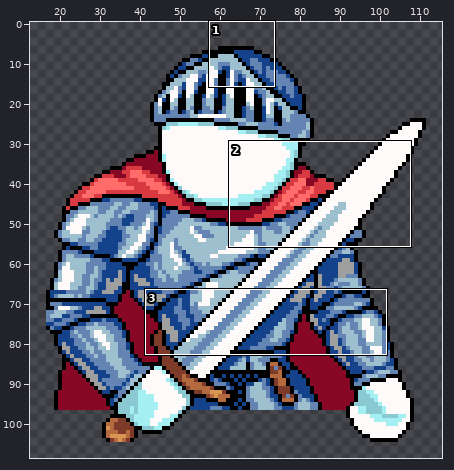
A sprite sheet gets an edit: images/classes/Squire.png. The first picture is a wide view before the edit; the outline marks the close-up.
Close-up. The starting point:
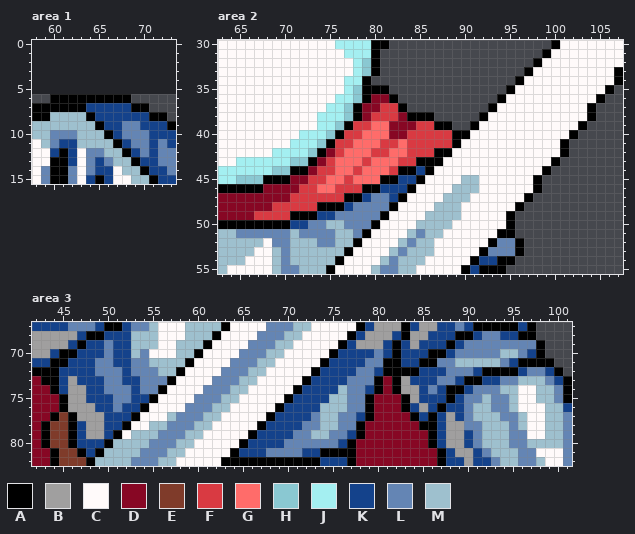
The file is 95x99 pixels. Colours within 5 levels of each other are drawn and written as one. Shown: area 1: x 58..73, y 0..15; area 2: x 63..107, y 30..55; area 3: x 42..101, y 67..82. The old version is drawn lined up with the new one, on the new canvas. The wide view leaves out empty margins. The commit also changed other parts of the picture, which this record leaves out.
Palette (. is transparent): A #000000  B #a09f9f  C #fffafa  D #870724  E #7f3b2a  F #d93a42  G #ff6c6a  H #8ac8d2  J #a4eff1  K #14428b  L #6485b4  M #9ec0ce
Pixels before, area 1, first column x 58:
 6 ..AAAAAAAAA.....
 7 AAAAAAKKKKKAA...
 8 AAMMMMAKKKKKKAA.
 9 MMMMMMMAKKLLKKKA
10 MMLLLMMMAKLLLKKK
11 CMLKKMMMMAKLLKLK
12 CCKAKCLLMMAKLKLL
13 CCAAKCLKLMMAKKLL
14 CLAALCLKKCMMAKKL
15 CLAALCKAKCCMMAKK
Pixels before, area 2, first column x 63:
30 CCCCCCCCCCCCCJJJJAA..................ACCCCCCC
31 CCCCCCCCCCCCCCJJJA..................ACCCCCCCC
32 CCCCCCCCCCCCCCCJHA.................ACCCCCCCCC
33 CCCCCCCCCCCCCCCJHA................ACCCCCCCCCA
34 CCCCCCCCCCCCCCJJA................ACCCCCCCCCCA
35 CCCCCCCCCCCCCCJHAAA.............ACCCCCCCCCCA.
36 CCCCCCCCCCCCCJJHADDA...........ACCCCCCCCCCA..
37 CCCCCCCCCCCCJJHADDFFA.........ACCCCCCCCCCA...
38 CCCCCCCCCCCJJJHADFFFDAAA.....ACCCCCCCCCCCA...
39 CCCCCCCCCCCJJHAFFGGDDDFFAA..ACCCCCCCCCCCA....
40 CCCCCCCCCJJJHAFFGGGDDFFFFFAACCCCCCCCCCCA.....
41 CCCCCCCCJJJHAFFGGGFFGFFFFFACCCCCCCCCCCA......
42 CCCCCCJJJJHADFGGGFFGGFFFAACCCCCCCCCCCCA......
43 CCJJJJJJHHADFGGGFGGGFFAAACCCCCCCCCCCCA.......
44 JJJJJJHHAADFFGGFGGGFAAKACCCCCCCCCCCCA........
45 JJHHHAAADDFFGGFGGGAAKKACCCCMMCCCCCCA.........
46 AAAAADDDDFFGGFFFAAKKKACCCCMMMCCCCCCA.........
47 DDDDDDDDFFFFFFAAKLLKACCCCMMMCCCCCCA..........
48 DDDDDDFFFFFAAAKLLLLACCCCMMMCCCCCCA...........
49 DDDDFFFFAAAKKLLLLLACCCCMMMMCCCCCA............
50 AAAAAAAAKKLLMMLLLACCCCMMMMCCCCCCA............
51 MMLLLLLLMLLLLMMLACCCCMLMMCCCCCCAA............
52 MMMMMCLLMMMLLMMACCCCMLMMCCCCCCALLA...........
53 MMMMCCMLMMMMMMACCCCMLMMMCCCCCALLLA...........
54 MMMCCCMLMMMMMACCCCMLMMMCCCCCAKKAA............
55 MCCCCCMLLMMMACCCCMLLMMCCCCCAKAAA.............
Pixels before, area 3, first column x 42:
67 KKKKLLLKAAKLLMCCCMMMMACCCCLLLMMCCCCCAKBBBAKBBKKLKAAAAAKA....
68 BBBBBKAAKKKMMMCCCMMMACCCCLLLMMCCCCCAKBBBKABBKKKAAKLLKKAA....
69 BBBBKAKKLKKMMMCCMMMACCCCLLLMMCCCCCAKBBBKAKBKKKAKLLLLLLLLA...
70 BBKAAKKKLKKMLCCCMMACCCCLLLMMCCCCCAKKKKLKAKKKAAKLLLLLMMLKA...
71 KKAAKKKLLKKLLMMMMACCCCLLLMMCCCCCAKKKKLLAAKKAALLMMMMMLKAAAA..
72 AAAKKKKLLLKLLLMMACCCCLLLMMCCCCCAKKKKLLKAAAAKKKLLLKAAAAKLLKA.
73 DAAKBKKKLLKKLLLACCCCLLLMMCCCCCAKKKKLLLADABKKKLLKAAKKLLMMMLKA
74 DDAKBBKKLLLKLLACCCCLLLMMCCCCCAKKKKMLLKADABBKLKAAKLLLMMCCMMLA
75 DDDABBKKKLLKKACCCCLLLMMCCCCCAKKKKMMLLADDDABKKKAKLLMLLMCCMMLA
76 DDDABBBKKLKKACCCCLLLMMCCCCCAKKKKMMMLLADDDAKBKAKKLMMLLMCCCMMK
77 DDAEABBBKKKACCCMLLLMMCCCCCAKKKKLMMLLKADDDDAKAKBKLMMMLLMCCMML
78 DAEEAKBBKKACCMMLLLMMCCCCCAKKKKLLMMLLADDDDDDAAKBBLLMMMLMCCMML
79 DAEEAKBBKACMMMLLLMMCCCCCAKKKKLLMMLLKADDDDDDDAKBBKLMMMLLCCMML
80 DAEEAKKKAMMMMLLLMMCCCCCAKKKKLLLLLLKADDDDDDDDAKBBKLMMMLLMMMML
81 DDAEEAKAMMMMLLLMMCCCCCAKKKLLLLKKAAAADDDDDDDDDAKBBKLMMMLLCCCL
82 DDAEEEAMMMMLLLMMCCCCCAAAAAAAAAAAKKKADDDDDDDDDAKKBKKLMMLLMCCL
The result:
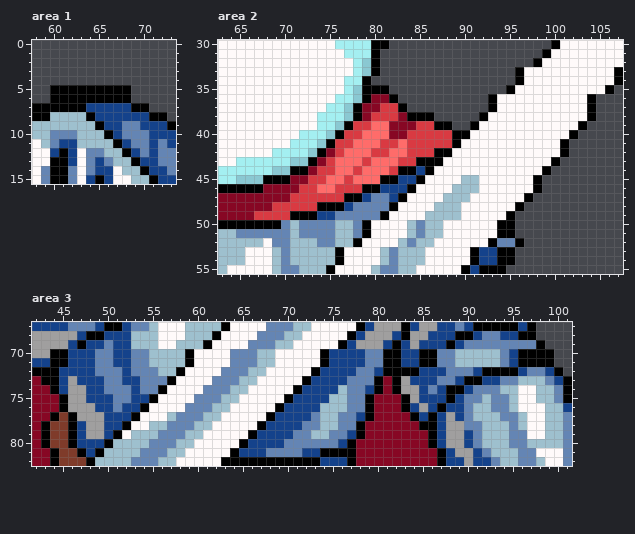
Edits made:
canvas 95x99 -> 129x110, the old top-left corner now at 17,6
Area 1:
The edit adds colour A in row 5 at x 60 to 68.
Area 2:
The edit adds colour A in row 33 at x 96; in row 36 at x 93.
Colour C gives way to colour A in row 36 at x 104; in row 50 at x 94; in row 53 at x 91.
Colour L gives way to colour A in row 50 at x 79; in row 53 at x 94 to 95.
Colour M gives way to colour A in row 53 at x 76.
Colour A gives way to colour C in row 33 at x 97; in row 36 at x 94; in row 50 at x 80; in row 53 at x 77.
Colour M gives way to colour C in row 50 at x 88; in row 53 at x 66 and 86.
Colour A gives way to colour K in row 53 at x 92.
Colour L gives way to colour K in row 53 at x 93.
Colour A gives way to colour L in row 50 at x 70.
Colour K gives way to colour L in row 50 at x 72.
Colour M gives way to colour L in row 50 at x 75 and 85; in row 53 at x 82.
Colour C gives way to colour M in row 50 at x 84; in row 53 at x 81.
Colour K gives way to colour M in row 50 at x 71.
Colour L gives way to colour M in row 50 at x 77; in row 53 at x 83.
The edit erases colour A in row 36 at x 105; in row 53 at x 96.
Area 3:
The edit adds colour A in row 70 at x 99.
Colour C gives way to colour A in row 70 at x 74.
Colour K gives way to colour A in row 70 at x 44, 81, 85 and 97.
Colour L gives way to colour A in row 70 at x 96.
Colour M gives way to colour A in row 70 at x 59.
Colour A gives way to colour C in row 70 at x 60.
Colour M gives way to colour C in row 70 at x 69.
Colour A gives way to colour K in row 70 at x 46 and 75.
Colour M gives way to colour K in row 70 at x 95.
Colour A gives way to colour L in row 70 at x 87.
Colour C gives way to colour L in row 70 at x 64.
Colour K gives way to colour L in row 70 at x 49, 79 and 88.
Colour M gives way to colour L in row 70 at x 53 and 94.
Colour C gives way to colour M in row 70 at x 55 to 57.
Colour L gives way to colour M in row 70 at x 67 and 89 to 93.
Changed places in both close-ups, as pixel boxes (x1, y1, x2, y2):
added: (50, 85, 131, 94)
changed: (488, 67, 533, 103)
changed: (587, 94, 605, 103)
changed: (245, 220, 524, 256)
changed: (50, 349, 554, 358)
